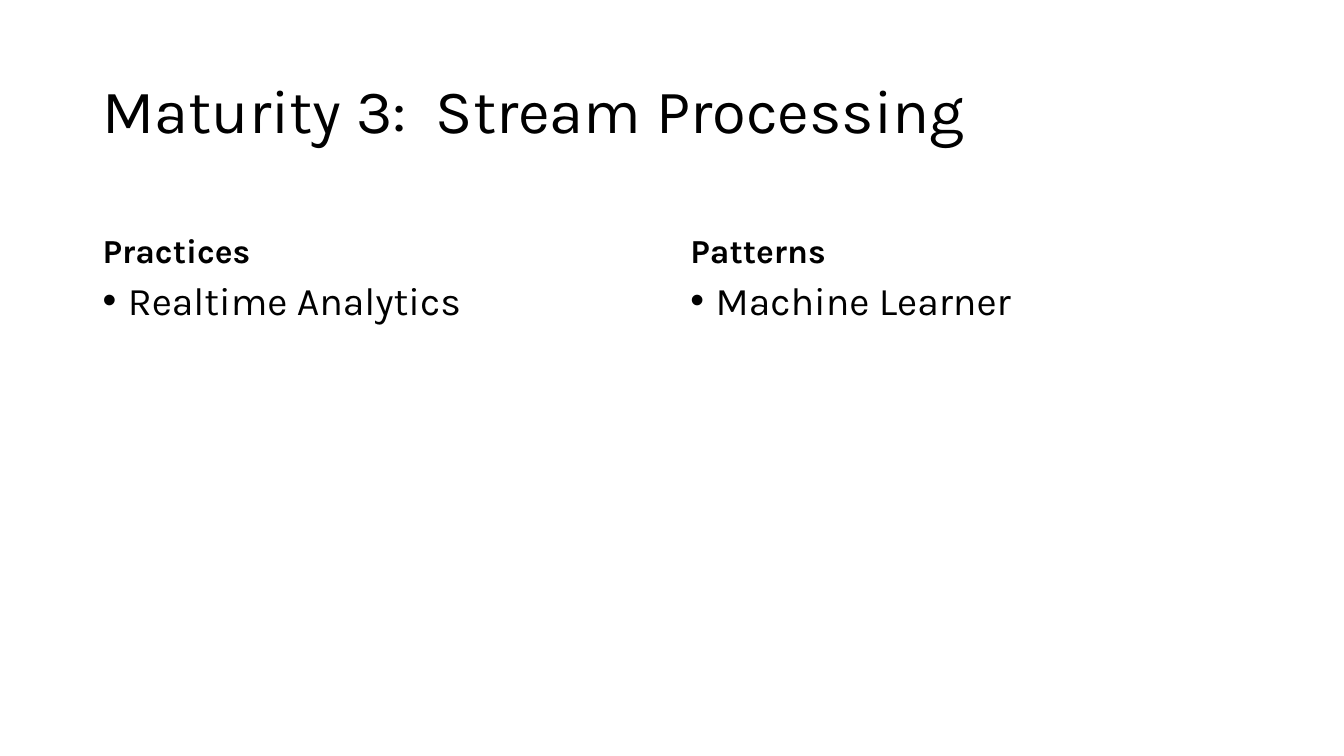
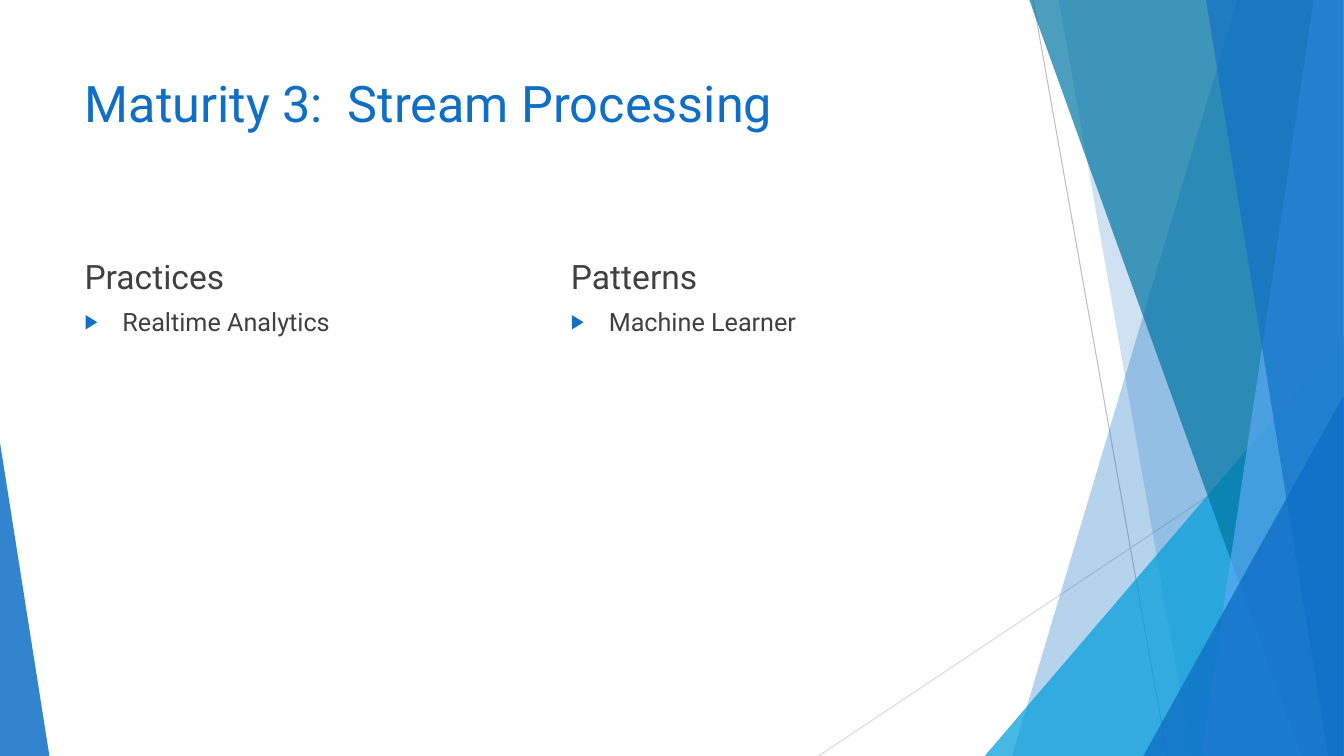
Before and after one commit to ericburcham/cloud-patterns-and-practices, a slide deck: slide 84 of presentation.pptx. Drawn at 1344x756 pixels with LibreOffice and Linux fonts; fonts in the diff are those of the drawing. Boxes give left, top, right and bottom in pixels: in the first picture for what was removed or moved away, otherwise in the second. Text is boxed around its words. In the diff, an @@ line names an element or a change of style, - is before the commit and + after.

Commit message:
style the presentation

```diff
--- a/presentation.pptx
+++ b/presentation.pptx
@@ title "Maturity 3: Stream Processing": place and size @@
-title "Maturity 3: Stream Processing" at <box>103,90,964,148</box>
+title "Maturity 3: Stream Processing" at <box>85,85,772,133</box>
@@ title "Maturity 3: Stream Processing" at <box>85,85,772,133</box>: size 44 to 36 pt, font Karla to Roboto, text colour #000000 to #0F6FC6; line spacing 0.9 to 1; vertical alignment middle to top @@
@@ text "Practices": place and size @@
-text "Practices" at <box>103,239,251,264</box>
+text "Practices" at <box>85,265,225,290</box>
@@ text "Practices" at <box>85,265,225,290</box>: font Karla to Roboto, text colour #000000 to #404040, bold off; line spacing 0.9 to 1 @@
@@ text "Patterns" at <box>571,265,697,290</box>: font Karla to Roboto, text colour #000000 to #404040, bold off; line spacing 0.9 to 1 @@
@@ text "Patterns": place and size @@
-text "Patterns" at <box>690,241,825,264</box>
+text "Patterns" at <box>571,265,697,290</box>
@@ text "Realtime Analytics": place and size @@
-text "Realtime Analytics" at <box>128,288,461,325</box>
+text "Realtime Analytics" at <box>122,312,330,337</box>
@@ text "Realtime Analytics" at <box>122,312,330,337</box>: size 28 to 18 pt, font Karla to Roboto, text colour #000000 to #404040; bullet • to ▶; line spacing 0.9 to 1 @@
@@ text "Machine Learner" at <box>609,312,796,332</box>: size 28 to 18 pt, font Karla to Roboto, text colour #000000 to #404040; bullet • to ▶; line spacing 0.9 to 1 @@
@@ text "Machine Learner": place and size @@
-text "Machine Learner" at <box>716,288,1011,316</box>
+text "Machine Learner" at <box>609,312,796,332</box>
@@ group added at <box>0,0,1344,756</box>: 5 freeform shapes, 3 triangles, 2 lines @@
```
Also in this commit, not shown: 90 other slides changed.
